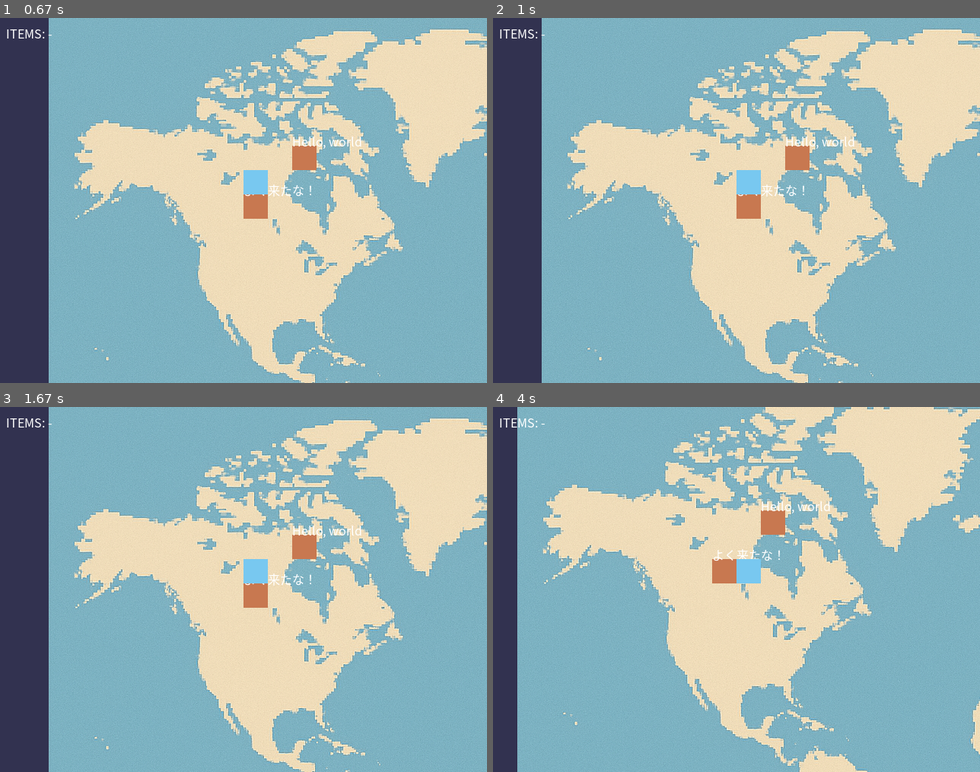
Above: before the commit, frames 1-4 (two rows, left to right).
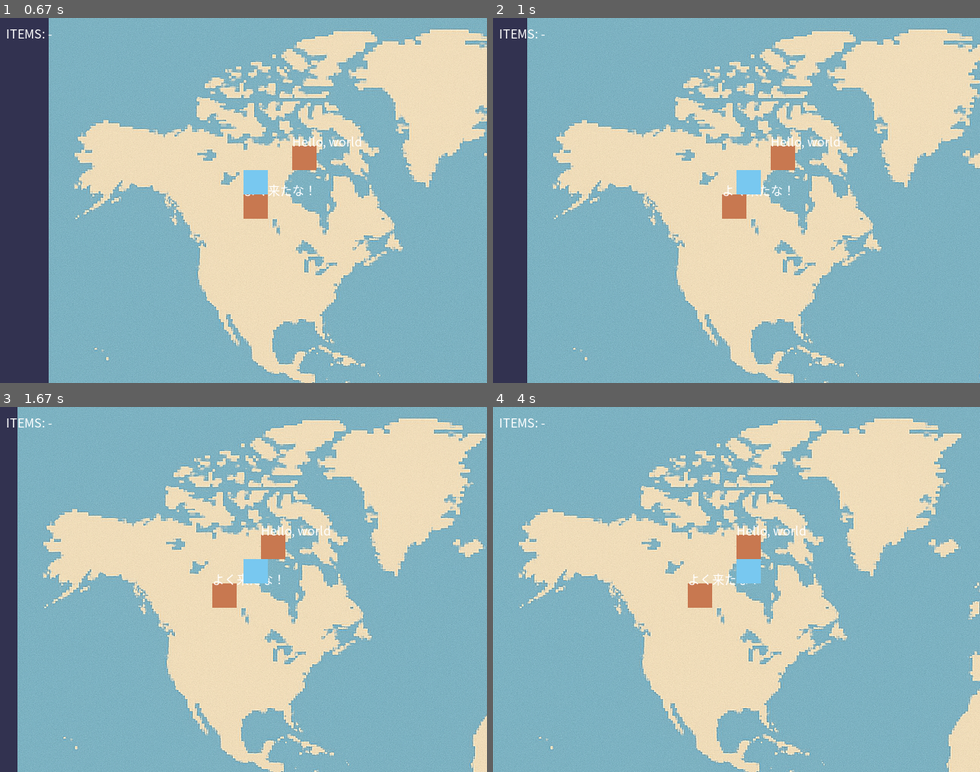
Above: after the commit, the same moments.

Repository: pantsman-jp/PBL_Game
Game: pygame game, started from main.py
Two runs of this game, one before a commit and one after it. Both use one fixed random seed, a clock stepped at 60 frames per second and the inputs below.
Inputs (mouse positions are in pixels of both pictures, inside the frame that each line leads up to):
- Up to frame 1 (0.67 s): click (243, 200) at 0.38 s
- Up to frame 2 (1 s): hold Right from 0.67 s (still down)
- Up to frame 3 (1.67 s): release Right at 1.13 s; hold Up 1.17-1.47 s; hold Right from 1.5 s (still down)
- Up to frame 4 (4 s): release Right at 1.97 s; hold Down 2.57-2.87 s; hold Up 3.33-3.7 s

Frame 1 is identical in both runs. In frame 2, 21% of the frame differs, in the area x 7-100%, y 0-100%; in frame 3, 33%; in frame 4, 34%, in the area x 0-100%, y 0-100%.

Commit message:
fix bug of scratching when moving

Diff:
--- a/core/field.py
+++ b/core/field.py
@@ -22,7 +22,7 @@
         self.dx = 0
         self.dy = 0
         self.offset = 0
-        self.speed = 0.5  # px/frame
+        self.speed = 1  # px/frame
         # 全体マップ（世界地図）アセット
         self.map_image = None
         map_img_path = os.path.join("img", "world_map.png")
@@ -64,37 +64,43 @@
         # pygame.mixer.Sound("walk.wav").play()
 
     def draw(self, screen):
-        """背景グリッド、NPC、プレイヤーを描画"""
-        # 背景グリッド
-        # 世界地図を背景として描画
-        # プレイヤー位置を中心にマップをスクロール
-        # （self.app.x, self.app.y はプレイヤーのワールド座標）
-        offset_x = SCREEN_CENTER_X - self.app.x * TILE
-        offset_y = SCREEN_CENTER_Y - self.app.y * TILE
-        # マップをスクロール描画
-        screen.blit(self.map_image, (offset_x, offset_y))
+        """
+        背景マップ、NPC、プレイヤーの描画します。
+        プレイヤー移動中のスクロール量を全描画物に一貫して適用し、
+        かくつきを防止。
+        """
+        # プレイヤー移動方向に応じたスクロール量を算出
+        ox = self.offset * (-self.dx)
+        oy = self.offset * (-self.dy)
 
-        # NPC描画：dialogues.json にある position を元に描画
+        # 背景マップの基準位置を算出
+        base_x = SCREEN_CENTER_X - self.app.x * TILE
+        base_y = SCREEN_CENTER_Y - self.app.y * TILE
+
+        # 背景マップをスクロール量を加えて描画
+        screen.blit(self.map_image, (base_x + ox, base_y + oy))
+
+        # NPC を全て描画
         for [_, data] in self.app.talk.dialogues.items():
             pos = data.get("position")
             if not pos:
                 continue
+
             nx, ny = pos[0], pos[1]
-            # ワールド座標 -> スクリーン座標（プレイヤーを中心に）
-            screen_x = SCREEN_CENTER_X + (nx - self.app.x) * TILE
-            screen_y = (
-                SCREEN_CENTER_Y
-                + (ny - self.app.y) * TILE
-                - (self.offset if self.dy > 0 else 0)
-            )
-            # 単色矩形でNPCを表示（将来はスプライトに差し替え）
+
+            # NPC のスクリーン座標を算出
+            screen_x = SCREEN_CENTER_X + (nx - self.app.x) * TILE + ox
+            screen_y = SCREEN_CENTER_Y + (ny - self.app.y) * TILE + oy
+
+            # NPC を描画
             pygame.draw.rect(screen, (200, 120, 80), (screen_x, screen_y, TILE, TILE))
-            # NPCのラベル（1行目表示）
+
+            # NPC のラベルを描画
             label = data.get("lines", [""])[0]
             label_surf = self.app.font.render(label[:12], True, (255, 255, 255))
             screen.blit(label_surf, (screen_x, screen_y - 18))
 
-        # プレイヤー描画（中央）
+        # プレイヤーをスクリーン中央に描画
         px = SCREEN_CENTER_X
         py = SCREEN_CENTER_Y
         pygame.draw.rect(screen, (120, 200, 240), (px, py, TILE, TILE))
Not shown, changed: README.md
Not shown, changed: CHANGELOG.md
